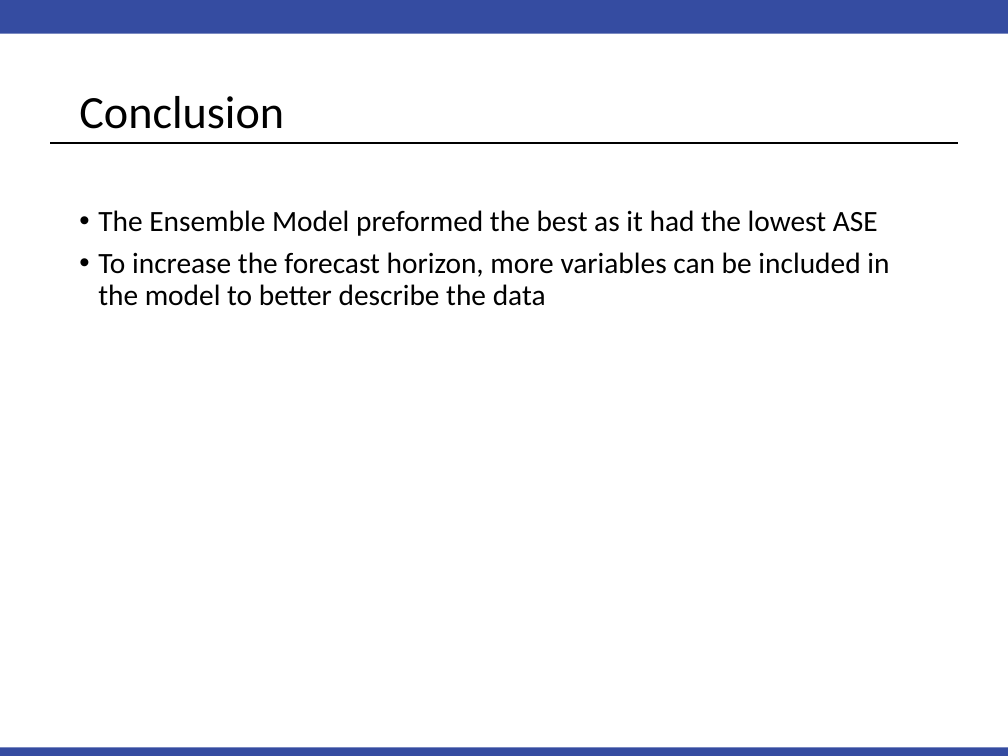
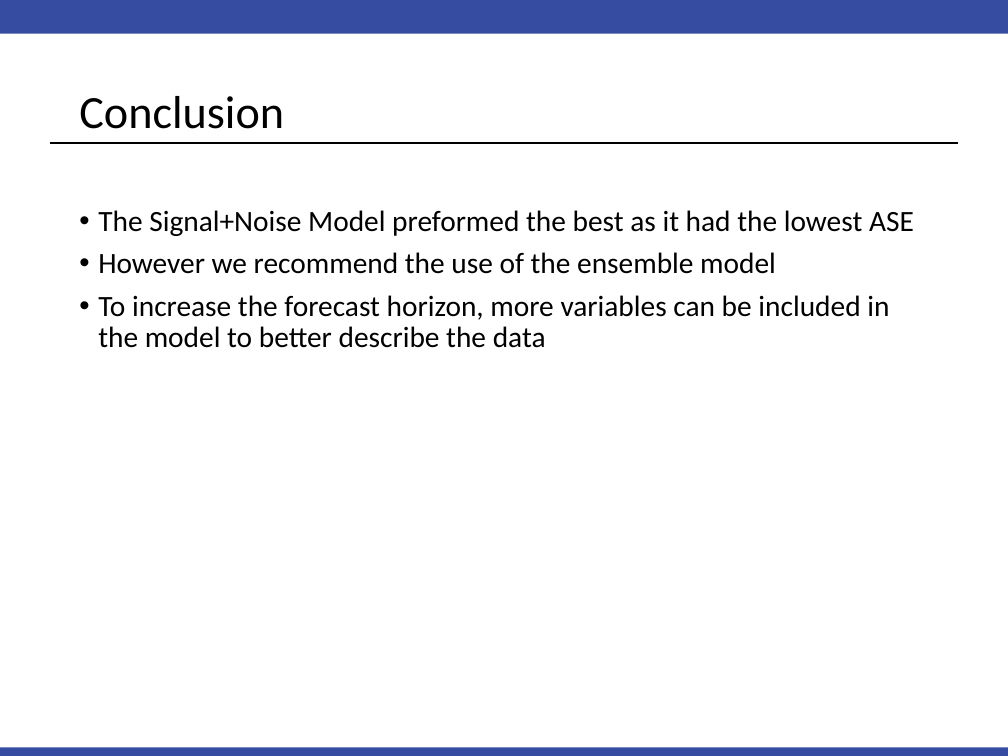
Before and after one commit to PaulAdams4361/Time-Series-Project, a slide deck: slide 15 of FinalPresentation.pptx. Drawn at 1008x756 pixels with LibreOffice and Linux fonts; fonts in the diff are those of the drawing. Boxes give left, top, right and bottom in pixels: in the first picture for what was removed or moved away, otherwise in the second. Text is boxed around its words. In the diff, an @@ line names an element or a change of style, - is before the commit and + after.

```diff
--- a/FinalPresentation.pptx
+++ b/FinalPresentation.pptx
@@ text at (x1=98, y1=210, x2=914, y2=274): text changed @@
-• The Ensemble Model preformed the best as it had the lowest ASE
+• The Signal+Noise Model preformed the best as it had the lowest ASE
+• However we recommend the use of the ensemble model
```
Also in this commit, not shown: 4 other slides changed, 1 slide added.
